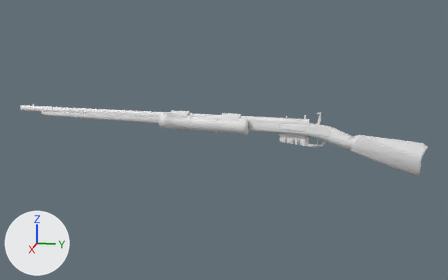
The FBX model Blender/Exported/MainWeaponMusket.fbx, before and after one commit.
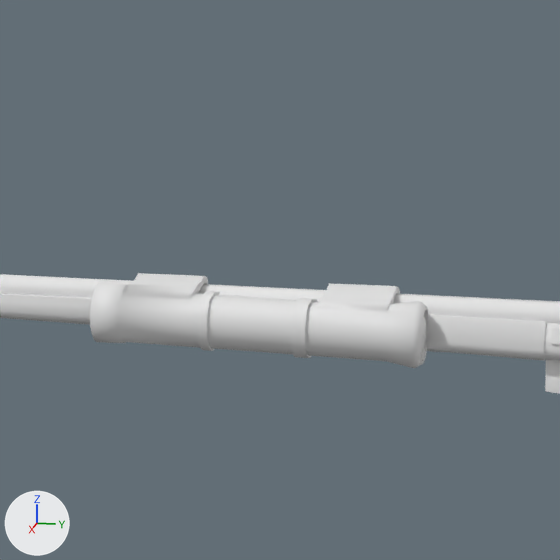
Old and new are each drawn whole from a camera (50 mm lens) standing at (2.884, 0.179, 0.645) and looking at (0.021, -0.393, -0.071) and again close up on the part from 30% to 63% of the width and 14% to 67% of the height. Lighting does not change. The marker at lower left points along +X, +Y and +Z. Where no turn or scale is listed for an object, it has been applied to the vertices. Vertices at the same position are counted once.

The first close-up shows 'Musket'.
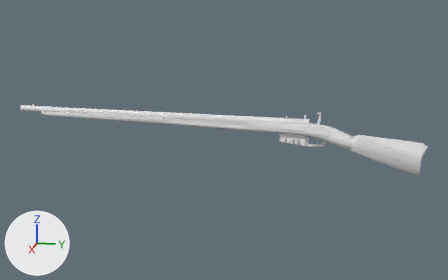
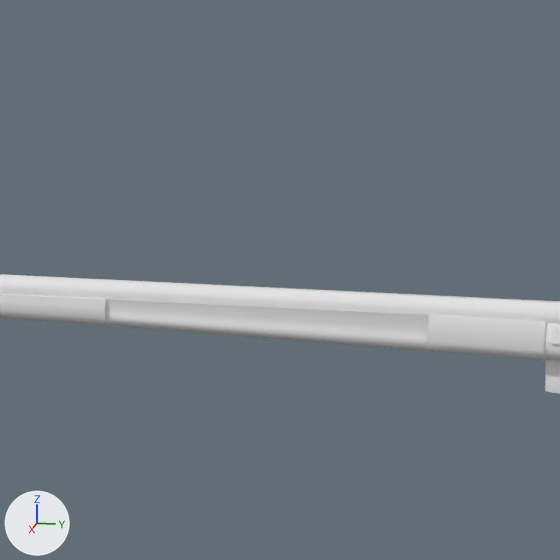
What differs and where, as boxes (x1, y1, x2, y2) in the close-ups (560 x 560 px):
'Musket', reshaped: before (0, 273, 560, 394); after (0, 274, 560, 394)
part 1 of me_mesh, cut back: before (87, 273, 452, 368); after (104, 315, 452, 351)

What the commit changed:
me_mesh is used by ob_musket; location (0.0, 0.0, 0.0).
me_mesh had 1490 vertices, 1544 faces and spanned x -0.03..0.1, y -1.46..0.55, z -0.2..0.07.
me_mesh now has 990 vertices, 1025 faces and spans x -0.03..0.03, y -1.46..0.55, z -0.2..0.07.
me_mesh part 1: 2 vertices moved within x 0.03, y -0.7..-0.27, z -0.02..0.0; 500 vertices removed from x -0.03..0.1, y -0.7..-0.27, z -0.04..0.06.
